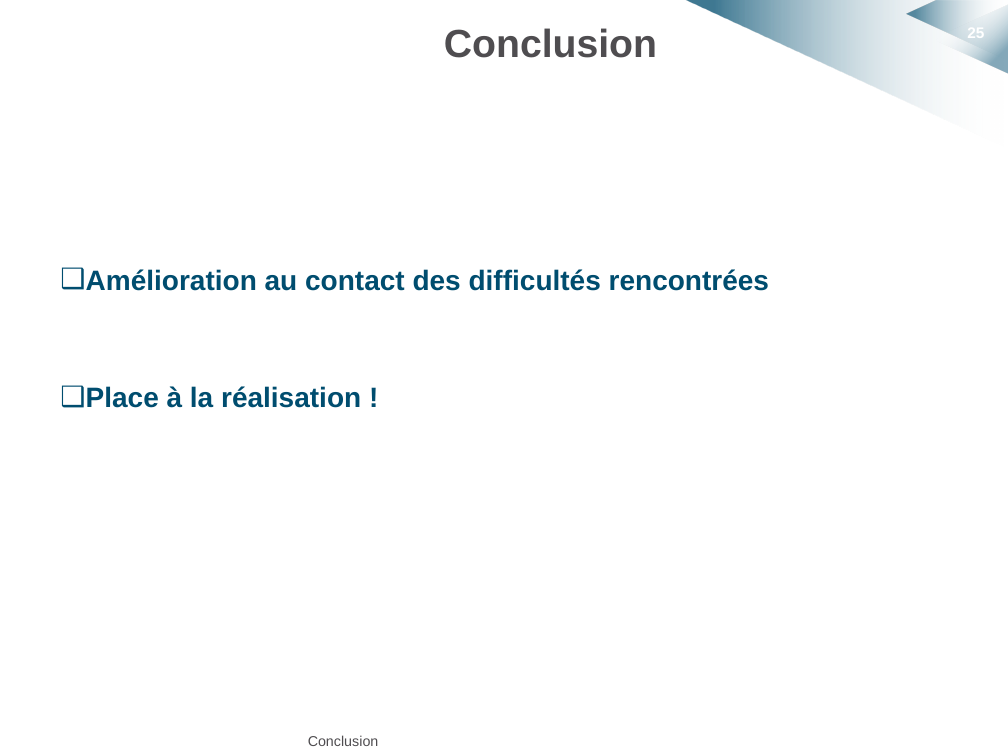
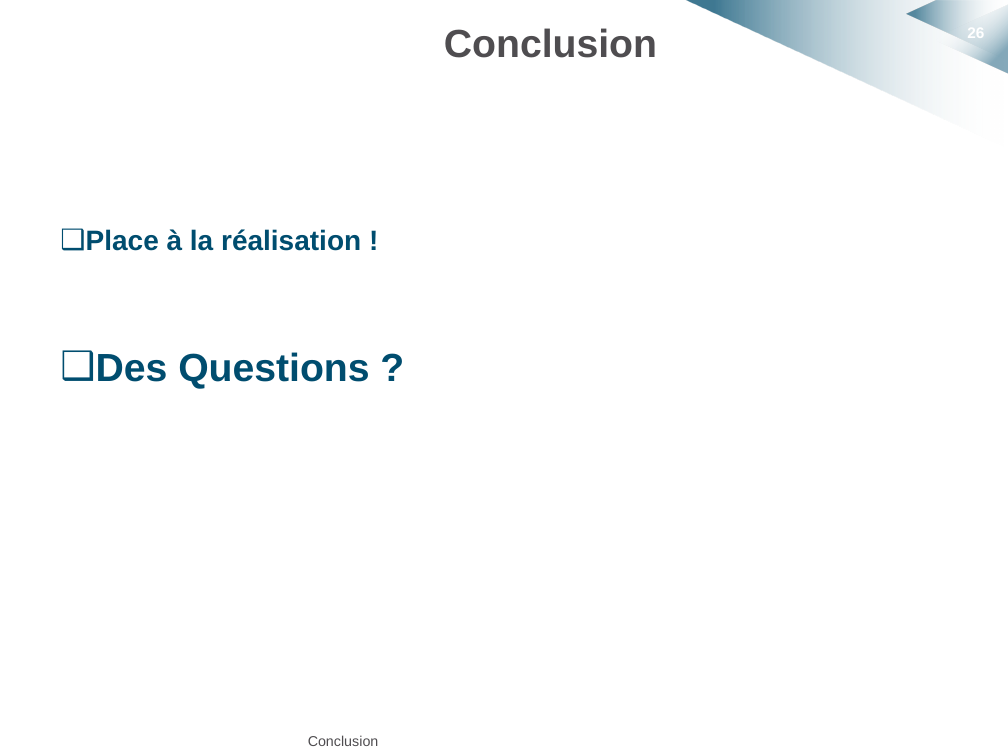
Before and after one commit to HKervadec/korrigolo, a slide deck: slide 26 of soutenances/projet_decembre/soutenance_projet_decembre.pptx (slide 25 before the commit). Drawn at 1008x756 pixels with LibreOffice and Linux fonts; fonts in the diff are those of the drawing; background and template pictures are left out. Boxes give left, top, right and bottom in pixels: in the first picture for what was removed or moved away, otherwise in the second. Text is boxed around its words. In the diff, an @@ line names an element or a change of style, - is before the commit and + after.

```diff
--- a/soutenances/projet_decembre/soutenance_projet_decembre.pptx
+++ b/soutenances/projet_decembre/soutenance_projet_decembre.pptx
@@ text at box(86, 269, 769, 291): paragraph removed @@
-❑ Amélioration au contact des difficultés rencontrées
@@ text at box(96, 352, 369, 389): paragraph added @@
+❑ Des Questions ?
```
Also in this commit, not shown: 6 other slides changed, 2 slides added, 2 slides removed.
